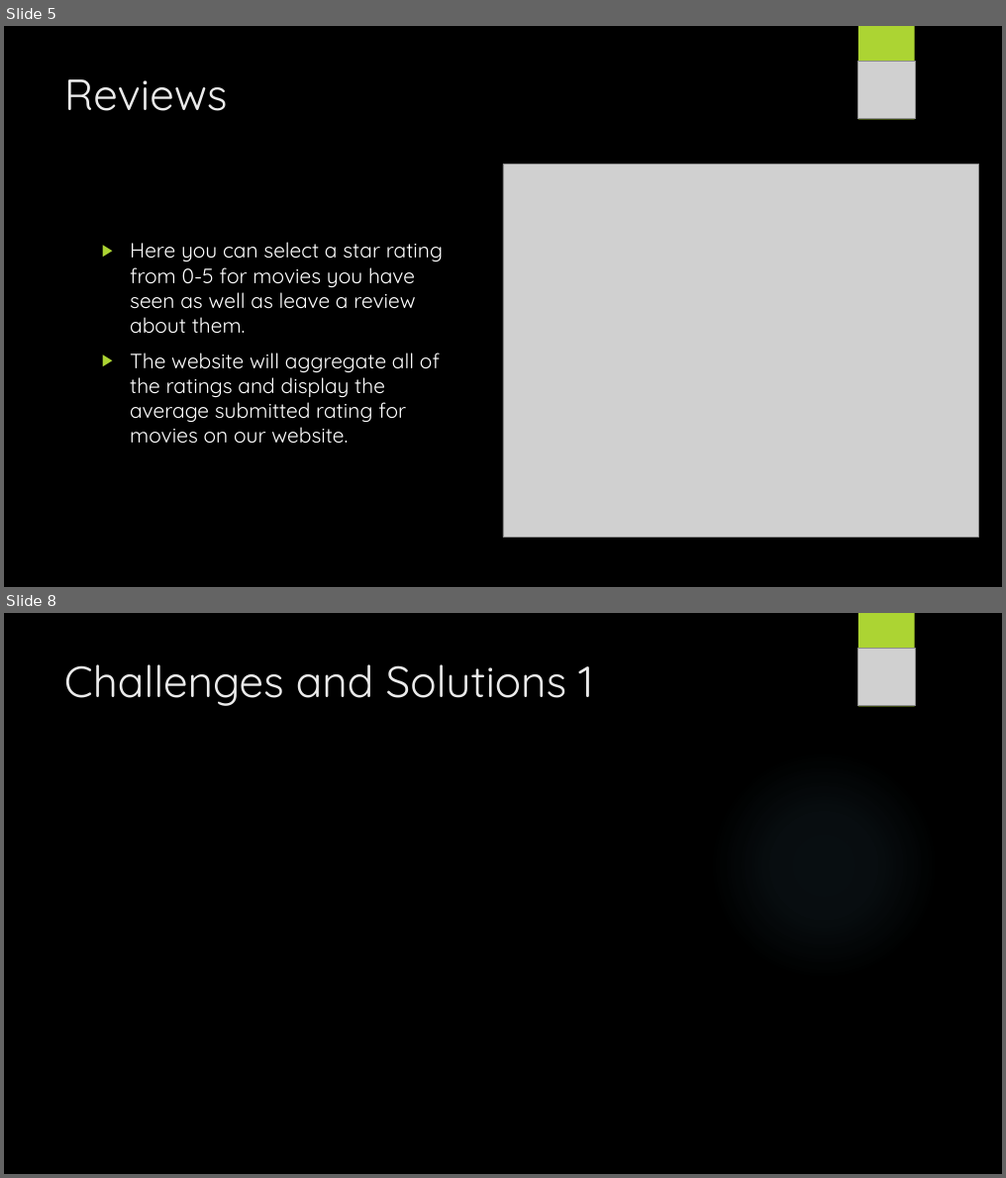
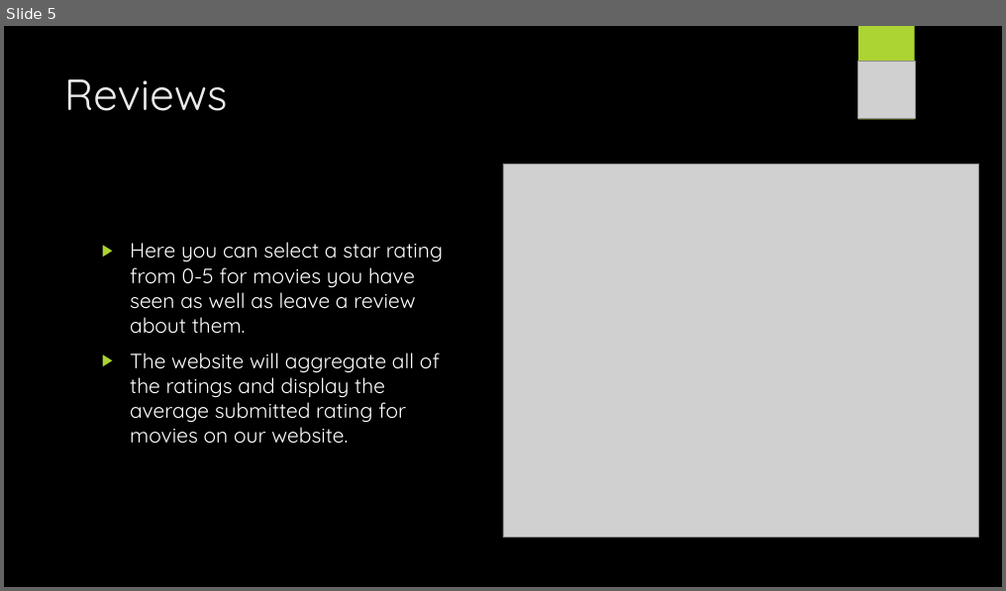
Before and after one commit to vladapple/MoonriseMovies, a slide deck: Files/MoonriseMoviesPresentation.pptx. Shown one above the other, each under a label of ours: slides 5 and 8 before the commit, slide 5 after it; the slides between them are not shown. The pictures are 1006x1178 and 1006x591 pixels, drawn with LibreOffice and Linux fonts; fonts in the diff are those of the drawing; grey boxes stand for pictures; background and template pictures are left out. Boxes give left, top, right and bottom in pixels: in the first picture for what was removed or moved away, otherwise in the second. Text is boxed around its words. In the diff, an @@ line names an element or a change of style, - is before the commit and + after.

```diff
--- a/Files/MoonriseMoviesPresentation.pptx
+++ b/Files/MoonriseMoviesPresentation.pptx
@@ slide 8 removed at <box>4,613,1002,1174</box>, background picture (left out); not listed: 2 template elements that a slide beside it also shows @@
@@ title removed at <box>64,664,593,706</box> @@
-Challenges and Solutions 1
@@ picture removed at <box>857,649,915,706</box> @@
```
Also in this commit, not shown: 5 slides changed, 8 slides added, 7 other slides removed.
